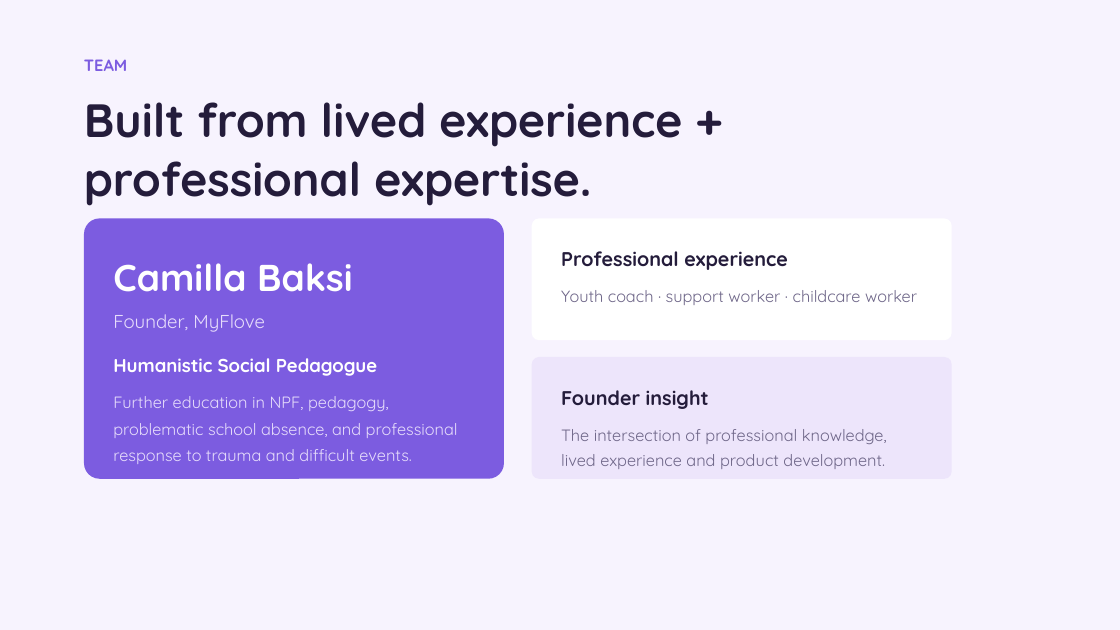
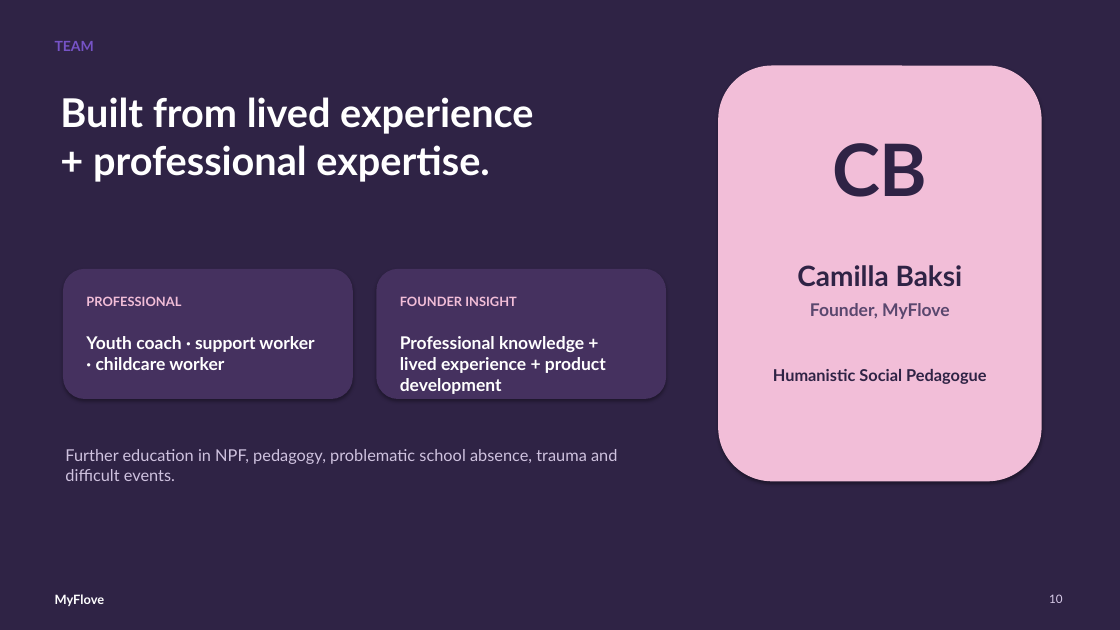
Before and after one commit to camillabaksi/myflove-926d3d31, a slide deck: slide 10 of public/pitch/MyFlove_Investor_Pitch_3min_EN.pptx. Drawn at 1120x630 pixels with LibreOffice and Linux fonts; fonts in the diff are those of the drawing. Boxes give left, top, right and bottom in pixels: in the first picture for what was removed or moved away, otherwise in the second. Text is boxed around its words. In the diff, an @@ line names an element or a change of style, - is before the commit and + after.

```diff
--- a/public/pitch/MyFlove_Investor_Pitch_3min_EN.pptx
+++ b/public/pitch/MyFlove_Investor_Pitch_3min_EN.pptx
@@ background #FFFFFF to #2F2345 @@
@@ rectangle removed at (0,0,1120,630) @@
@@ text "TEAM": place and size @@
-text "TEAM" at (84,59,127,71)
+text "TEAM" at (55,41,94,51)
@@ text "TEAM" at (55,41,94,51): size 14 to 12 pt, font Quicksand to Lato, text colour #7C5CE0 to #7653C6; line spacing 1.15 to 1 @@
@@ text "Built from lived experience + ...": place and size @@
-text "Built from lived experience + ..." at (84,102,682,206)
+text "Built from lived experience + ..." at (60,97,533,182)
@@ text "Built from lived experience + ..." at (60,97,533,182): size 40 to 34 pt, font Quicksand to Lato, text colour #241C3B to #FFFFFF; line spacing 1.05 to 1 @@
@@ rounded rectangle added at (718,66,1042,481), fill #F2BED8 @@
@@ text added at (832,143,927,197), 62 pt, text #2F2345, bold @@
+CB
@@ rounded rectangle removed at (84,218,504,479) @@
@@ rounded rectangle removed at (532,218,952,340) @@
@@ rounded rectangle: place and size @@
-rounded rectangle at (532,357,952,479)
+rounded rectangle at (63,269,353,399)
@@ rounded rectangle at (63,269,353,399): fill #EDE5FB to #45315F; shadow on; proportions changed @@
@@ rounded rectangle added at (376,269,666,399), fill #45315F @@
@@ text at (561,251,787,270): paragraph removed @@
-Professional experience
@@ text added at (797,265,963,286), 24 pt, text #2F2345, bold @@
+Camilla Baksi
@@ text added at (86,296,181,306), 11 pt, text #F2BED8, bold @@
+PROFESSIONAL
@@ text added at (400,296,517,306), 11 pt, text #F2BED8, bold @@
+FOUNDER INSIGHT
@@ text added at (810,303,950,319), 15 pt, text #5A476E, bold @@
+Founder, MyFlove
@@ text "Youth coach · support worker ...": place and size @@
-text "Youth coach · support worker ..." at (561,251,917,305)
+text "Youth coach · support worker ..." at (86,336,314,370)
@@ text "Youth coach · support worker ..." at (86,336,314,370): size 14 to 15 pt, font Quicksand to Lato, text colour #6F6789 to #FFFFFF, bold on; line spacing 1.3 to 1; less space between paragraphs @@
@@ text at (400,336,606,394): text changed; size 14 to 15 pt; font Quicksand to Lato; text colour #6F6789 to #FFFFFF; bold on @@
-Founder insight
-The intersection of professional knowledge, lived experience and product development.
+Professional knowledge + lived experience + product development
@@ text added at (773,369,987,384), 14 pt, text #2F2345, bold @@
+Humanistic Social Pedagogue
@@ text at (65,449,617,481): text changed; font Quicksand to Lato; text colour #E6DCFB to #CFC2DF @@
-Camilla Baksi
-Founder, MyFlove
-Humanistic Social Pedagogue
-Further education in NPF, pedagogy, problematic school absence, and professional response to trauma and difficult events.
+Further education in NPF, pedagogy, problematic school absence, trauma and difficult events.
@@ text added at (55,594,105,606), 11 pt, text #FFFFFF, bold @@
+MyFlove
@@ text added at (1049,594,1062,603), 10 pt, text #D8CBE8 @@
+10
```
Also in this commit, not shown: 11 other slides changed, 1 slide added, 1 slide removed.
